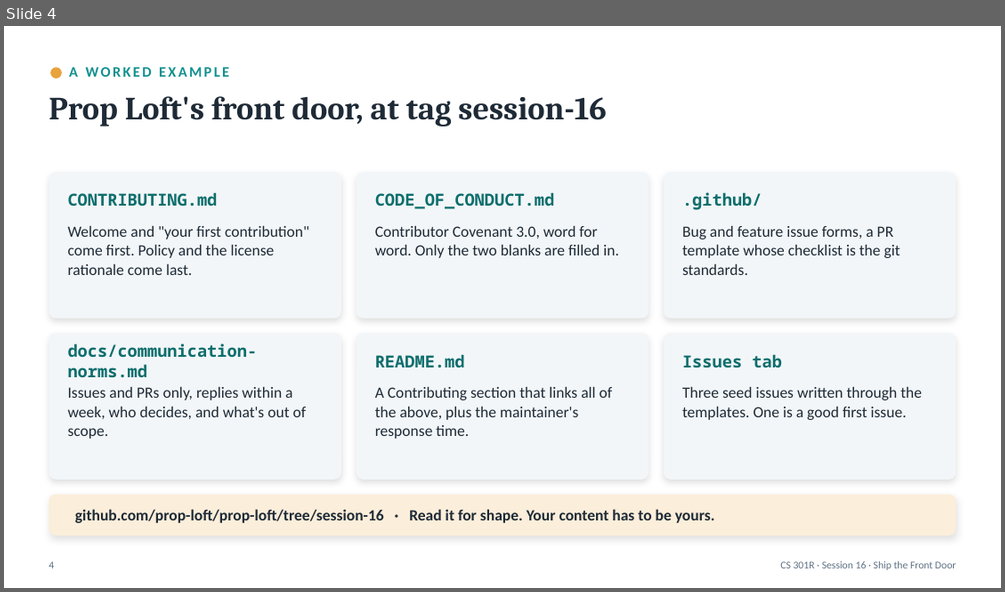
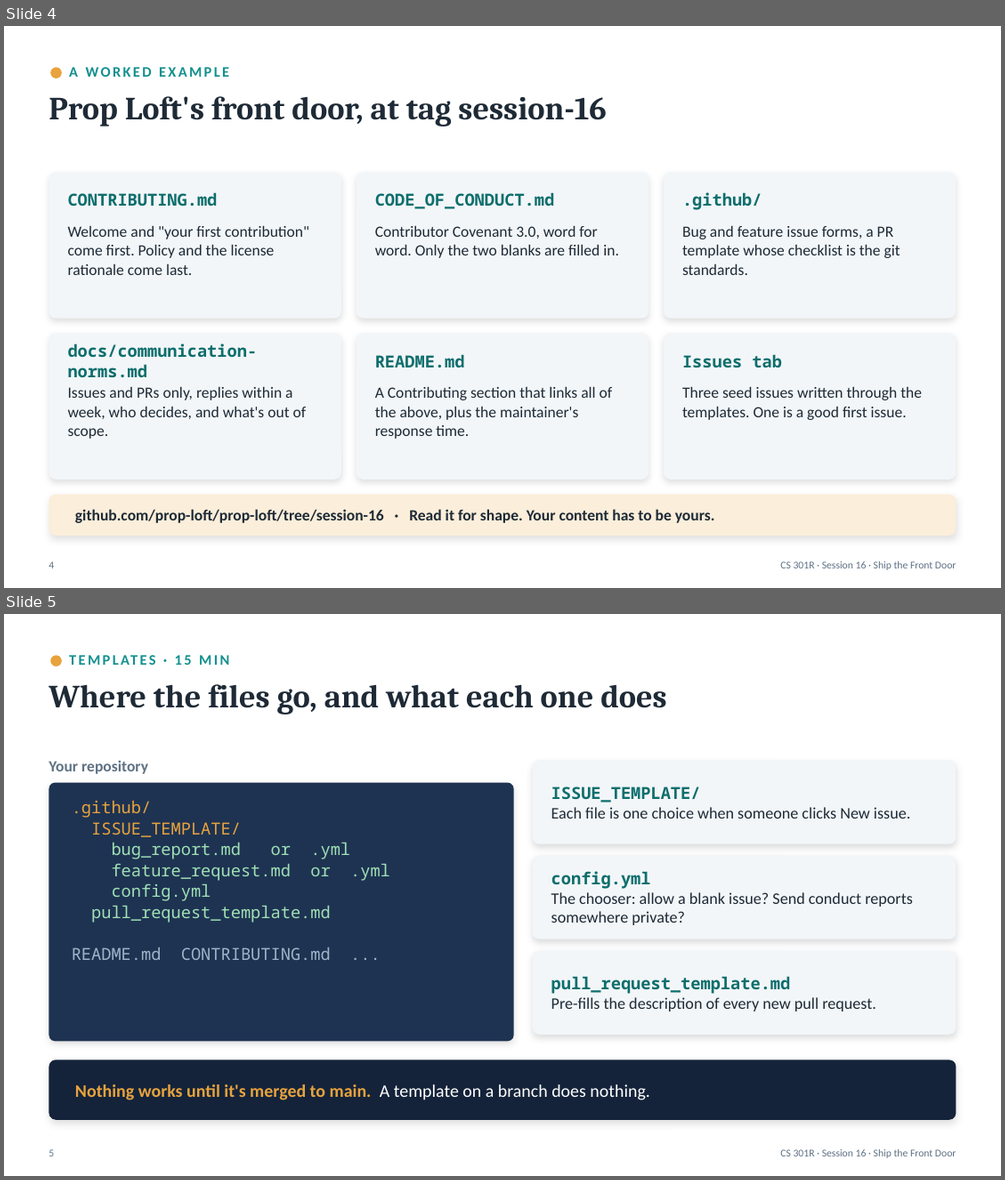
Before and after one commit to BYU-CS-Course-Ops/CS380, a slide deck: canvas_material/lectures/powerpoint/Session16-FrontDoorWorkshop.pptx. Shown one above the other, each under a label of ours: slide 4 before the commit, slides 4 and 5 after it. The pictures are 1005x592 and 1005x1180 pixels, drawn with LibreOffice and Linux fonts; fonts in the diff are those of the drawing. Boxes give left, top, right and bottom in pixels: in the first picture for what was removed or moved away, otherwise in the second. Text is boxed around its words. In the diff, an @@ line names an element or a change of style, - is before the commit and + after.

```diff
--- a/canvas_material/lectures/powerpoint/Session16-FrontDoorWorkshop.pptx
+++ b/canvas_material/lectures/powerpoint/Session16-FrontDoorWorkshop.pptx
@@ slide 5 added at bbox=[4, 614, 1001, 1176], background #FFFFFF @@
@@ ellipse added at bbox=[50, 655, 62, 667], fill #E8A33D @@
@@ text added at bbox=[69, 647, 931, 673], 14 pt, text #12908F, bold @@
+TEMPLATES · 15 MIN
@@ text added at bbox=[48, 684, 666, 715], 31 pt, text #1E2A36, bold @@
+Where the files go, and what each one does
@@ text added at bbox=[48, 761, 148, 774], 15 pt, text #5F7284, bold @@
+Your repository
@@ rounded rectangle added at bbox=[533, 760, 955, 845], fill #F2F6F8 @@
@@ rounded rectangle added at bbox=[49, 782, 514, 1041], fill #1E3352 @@
@@ text added at bbox=[72, 800, 390, 960], 16 pt, text #9FE0B5 @@
+.github/
+ISSUE_TEMPLATE/
+bug_report.md or .yml
+feature_request.md or .yml
+config.yml
+pull_request_template.md
+README.md CONTRIBUTING.md ...
@@ text added at bbox=[551, 787, 910, 819], 15.5 pt, text #1E2A36 @@
+ISSUE_TEMPLATE/
+Each file is one choice when someone clicks New issue.
@@ rounded rectangle added at bbox=[533, 855, 955, 939], fill #F2F6F8 @@
@@ text added at bbox=[551, 871, 913, 926], 15.5 pt, text #1E2A36 @@
+config.yml
+The chooser: allow a blank issue? Send conduct reports somewhere private?
@@ rounded rectangle added at bbox=[533, 950, 955, 1034], fill #F2F6F8 @@
@@ text added at bbox=[551, 976, 876, 1012], 15.5 pt, text #1E2A36 @@
+pull_request_template.md
+Pre-fills the description of every new pull request.
@@ rounded rectangle added at bbox=[49, 1060, 955, 1120], fill #14233A @@
@@ text added at bbox=[75, 1085, 649, 1101], 17 pt, text #E8A33D, bold @@
+Nothing works until it's merged to main. A template on a branch does nothing.
@@ text added at bbox=[48, 1150, 54, 1157], 10 pt, text #5F7284 @@
+5
@@ text added at bbox=[780, 1150, 956, 1159], 10 pt, text #5F7284 @@
+CS 301R · Session 16 · Ship the Front Door
```
Also in this commit, not shown: 10 slides changed, 3 other slides added, 7 other files.
